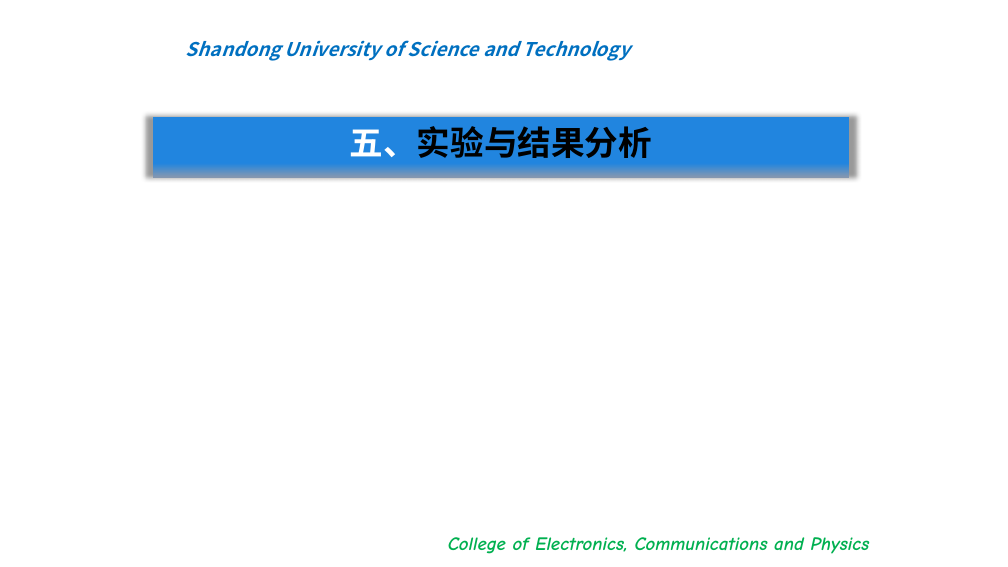
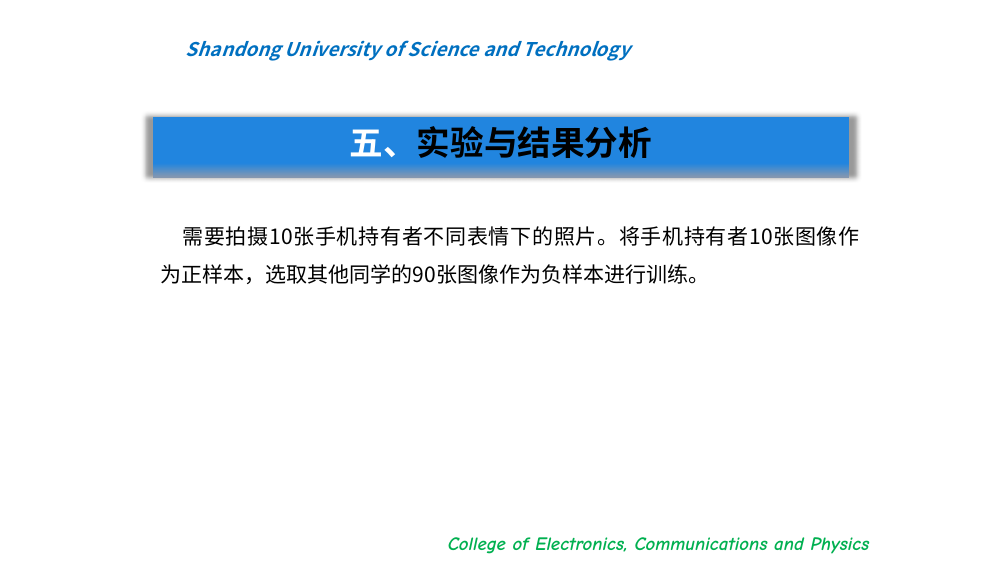
Before and after one commit to bigflyboy/biyelunwen, a slide deck: slide 29 of 王志远毕业答辩.pptx. Drawn at 1008x567 pixels with LibreOffice and Linux fonts; fonts in the diff are those of the drawing; background and template pictures are left out. Boxes give left, top, right and bottom in pixels: in the first picture for what was removed or moved away, otherwise in the second. Text is boxed around its words. In the diff, an @@ line names an element or a change of style, - is before the commit and + after.

```diff
--- a/王志远毕业答辩.pptx
+++ b/王志远毕业答辩.pptx
@@ text added at [160, 226, 859, 284], 20 pt, text #000000 @@
+需要拍摄10张手机持有者不同表情下的照片。将手机持有者10张图像作为正样本，选取其他同学的90张图像作为负样本进行训练。
```
Also in this commit, not shown: 3 slides added.
